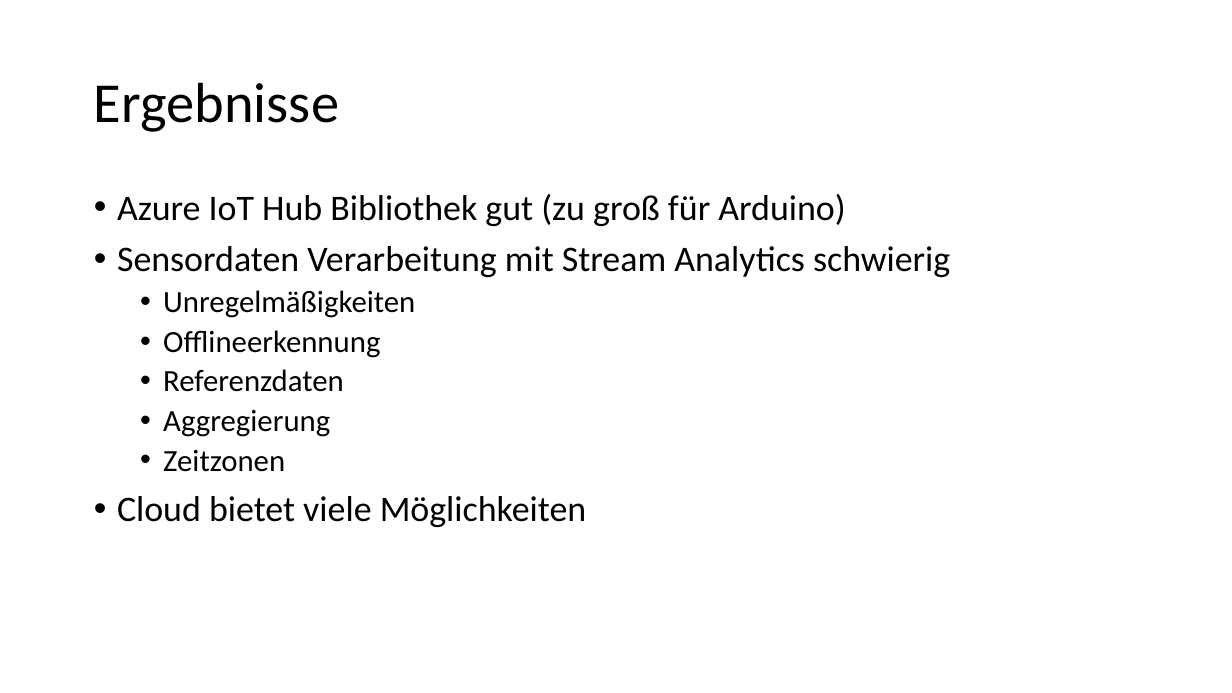
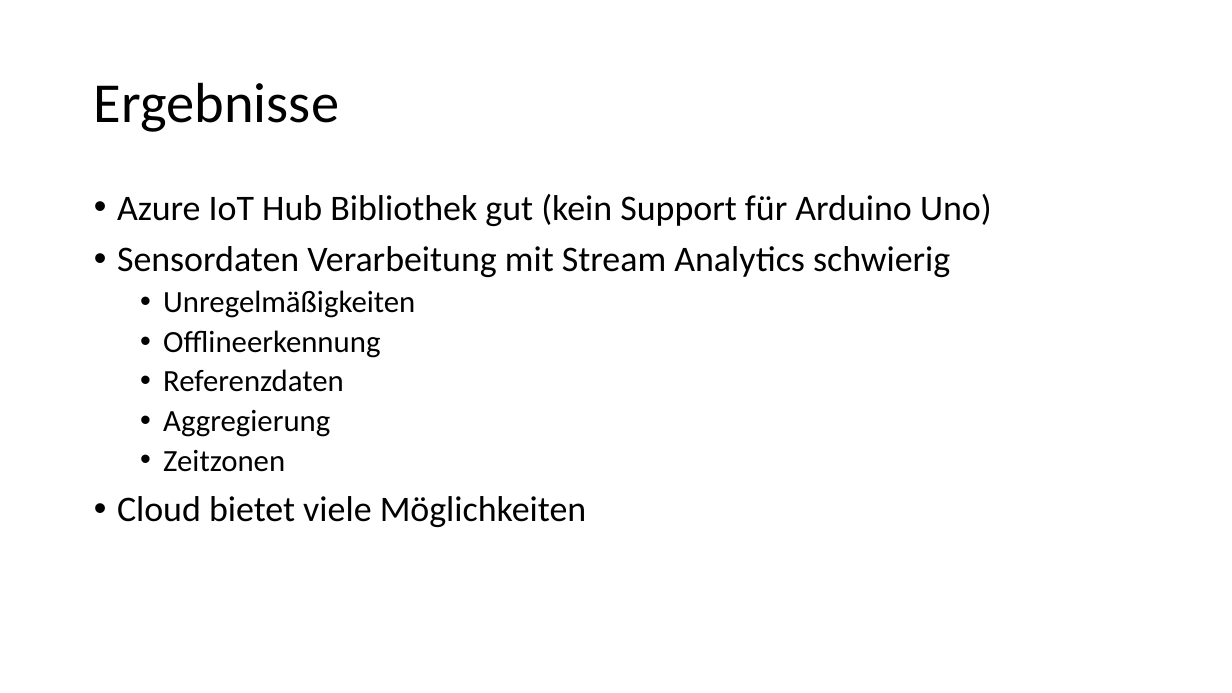
Before and after one commit to pihai/SmartDesk, a slide deck: slide 7 of docs/presentation.pptx. Drawn at 1232x693 pixels with LibreOffice and Linux fonts; fonts in the diff are those of the drawing. Boxes give left, top, right and bottom in pixels: in the first picture for what was removed or moved away, otherwise in the second. Text is boxed around its words. In the diff, an @@ line names an element or a change of style, - is before the commit and + after.

```diff
--- a/docs/presentation.pptx
+++ b/docs/presentation.pptx
@@ text at (x1=117, y1=194, x2=992, y2=226): text changed @@
-• Azure IoT Hub Bibliothek gut (zu groß für Arduino)
+• Azure IoT Hub Bibliothek gut (kein Support für Arduino Uno)
```
Also in this commit, not shown: 2 other files.
